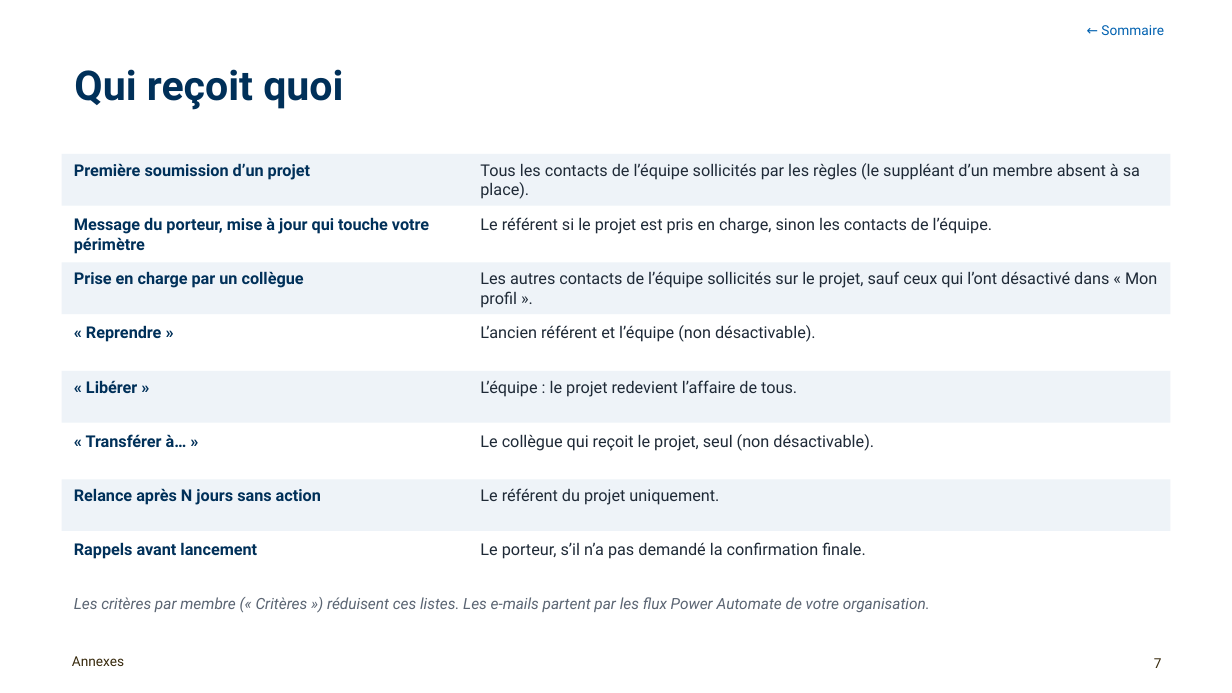
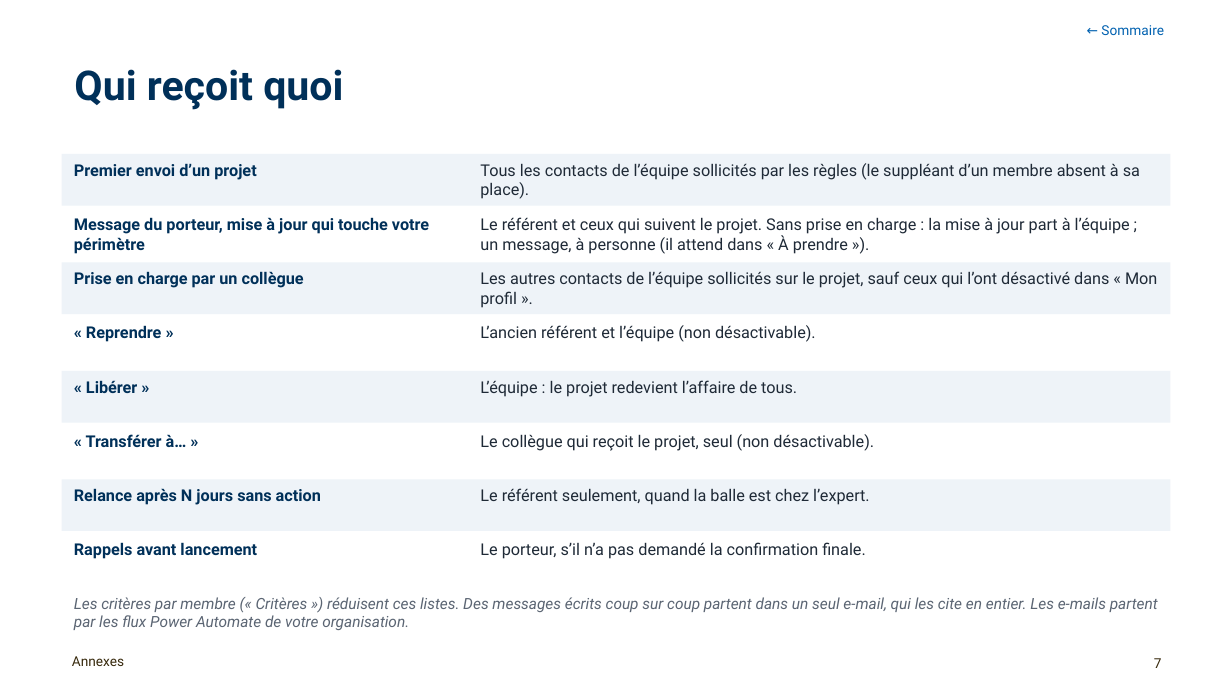
Before and after one commit to antoinelmariel-ux/ProjectNavigator, a slide deck: slide 7 of docs/Project Navigator_ Manuel SME.pptx. Drawn at 1232x693 pixels with LibreOffice and Linux fonts; fonts in the diff are those of the drawing; background and template pictures are left out. Boxes give left, top, right and bottom in pixels: in the first picture for what was removed or moved away, otherwise in the second. Text is boxed around its words. In the diff, an @@ line names an element or a change of style, - is before the commit and + after.

```diff
--- a/docs/Project Navigator_ Manuel SME.pptx
+++ b/docs/Project Navigator_ Manuel SME.pptx
@@ text at <box>74,163,256,180</box>: text changed @@
-Première soumission d’un projet
+Premier envoi d’un projet
@@ text at <box>480,217,1130,254</box>: text changed @@
-Le référent si le projet est pris en charge, sinon les contacts de l’équipe.
+Le référent et ceux qui suivent le projet. Sans prise en charge : la mise à jour part à l’équipe ; un message, à personne (il attend dans « À prendre »).
@@ text at <box>480,488,869,505</box>: text changed @@
-Le référent du projet uniquement.
+Le référent seulement, quand la balle est chez l’expert.
@@ text at <box>74,597,1158,630</box>: text changed @@
-Les critères par membre (« Critères ») réduisent ces listes. Les e-mails partent par les flux Power Automate de votre organisation.
+Les critères par membre (« Critères ») réduisent ces listes. Des messages écrits coup sur coup partent dans un seul e-mail, qui les cite en entier. Les e-mails partent par les flux Power Automate de votre organisation.
```
Also in this commit, not shown: 21 other slides changed, 1 other file.
